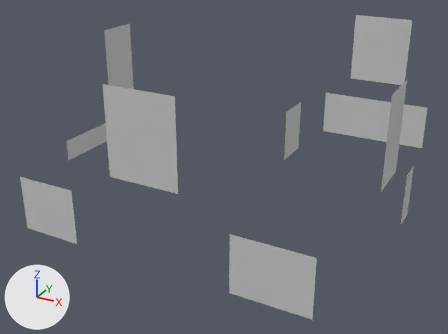
A saved change to the FBX model models/fbx/usadba/glass01.FBX.
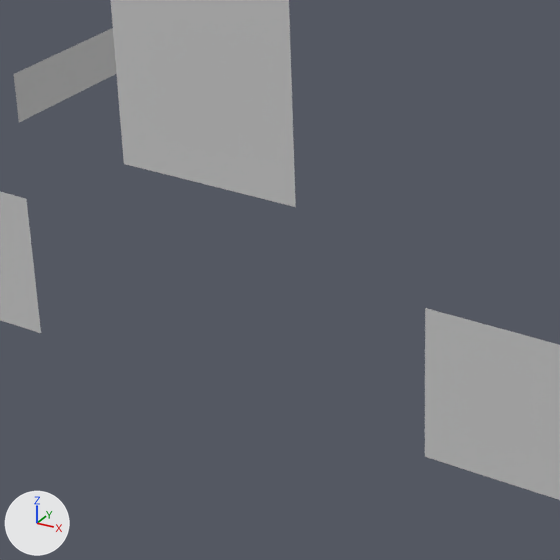
Each version is shown whole from a 50 mm camera at (7.45, -15.35, 8.96) aimed at (-0.54, -0.81, 1.69), then close up on the part from 14% to 63% of the width and 34% to 100% of the height. Arrows for +X, +Y and +Z are at lower left; the lights stay in place. Where no turn or scale is listed for an object, it has been applied to the vertices.

The scene before the commit, as lines of its bpy script (objects in view):
```python
me_mesh = bpy.data.meshes.new('Mesh')
me_mesh.from_pydata(...)  # 24 vertices, 12 faces; spans x -4.6..4.6, y -5.32..5.32, z 0.41..2.45
me_mesh.materials.append(mat_17___default)  # light grey #cacaca
me_mesh_001 = bpy.data.meshes.new('Mesh.001')
me_mesh_001.from_pydata(...)  # 16 vertices, 8 faces; spans x -4.6..4.6, y -5.32..5.32, z 3.08..5.26
me_mesh_001.materials.append(mat_17___default)  # light grey #cacaca
ob_glass01 = bpy.data.objects.new('glass01', me_mesh)
ob_glass01.location = (0.0, 0.0, 0.0)
ob_glass02 = bpy.data.objects.new('glass02', me_mesh_001)
ob_glass02.location = (0.0, 0.0, 0.0)
```
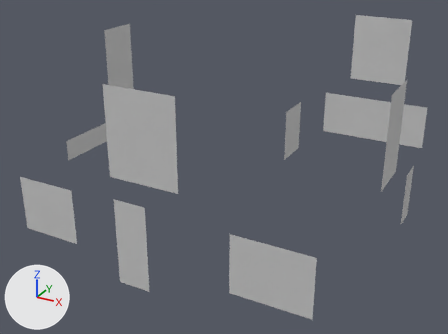
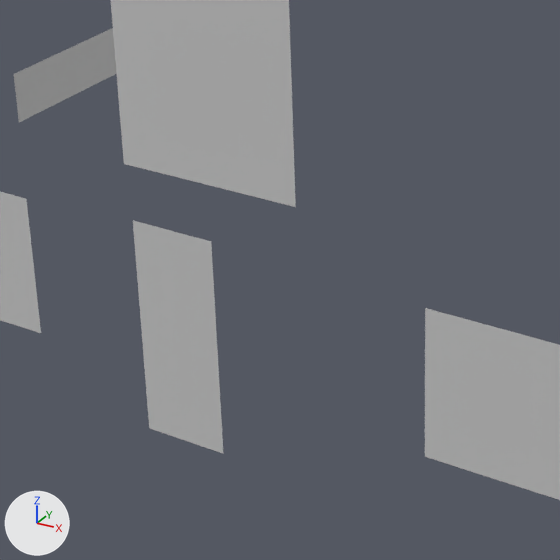
Pixel boxes [x1, y1, x2, y2] of what changed, in the close-ups (560 x 560 px):
```json
{"part": 1, "of": "me_mesh", "change": "added", "after": [133, 220, 223, 453]}
```

Scene script edits in JSON lines:
```json
{"block": "me_mesh", "where": "me_mesh.from_pydata(...)  # 24 vertices, 12 faces; spans x -4.6..4.6, y -5.32..5.32, z 0.41..2.45"}
{"block": "me_mesh", "where": "# used by ob_glass01; location = (0.0, 0.0, 0.0)"}
{"block": "me_mesh", "where": "# verts and faces of me_mesh; kept vertices keep their numbers, new ones are numbered from 24"}
{"block": "me_mesh", "change": "me_mesh part 1"}
{"op": "add", "block": "me_mesh", "code": "verts[24] = (-0.18, -5.2, 0.16)  # pixel (223, 453)"}
{"op": "add", "block": "me_mesh", "code": "verts[25] = (-0.18, -5.2, 2.45)  # pixel (211, 241)"}
{"op": "add", "block": "me_mesh", "code": "verts[26] = (-1.07, -5.2, 2.45)  # pixel (132, 220)"}
{"op": "add", "block": "me_mesh", "code": "verts[27] = (-1.07, -5.2, 0.16)  # pixel (149, 428)"}
{"op": "add", "block": "me_mesh", "code": "faces += [(24, 25, 26), (24, 26, 27)]"}
```
